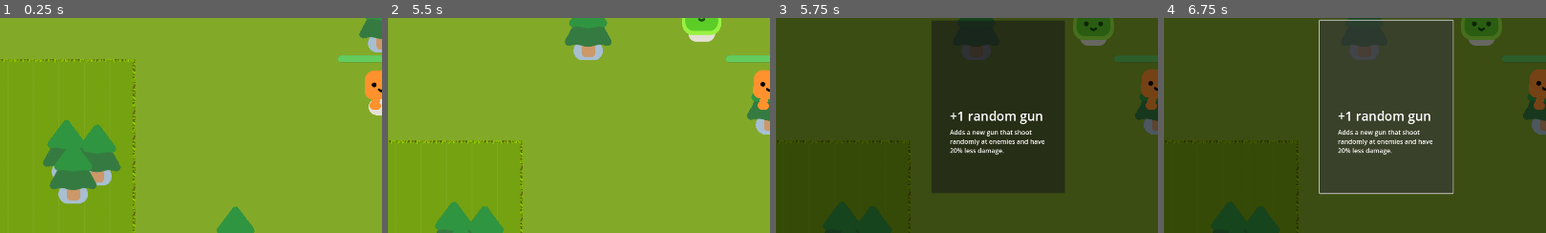
Above: before the commit, frames 1-4 (left to right).
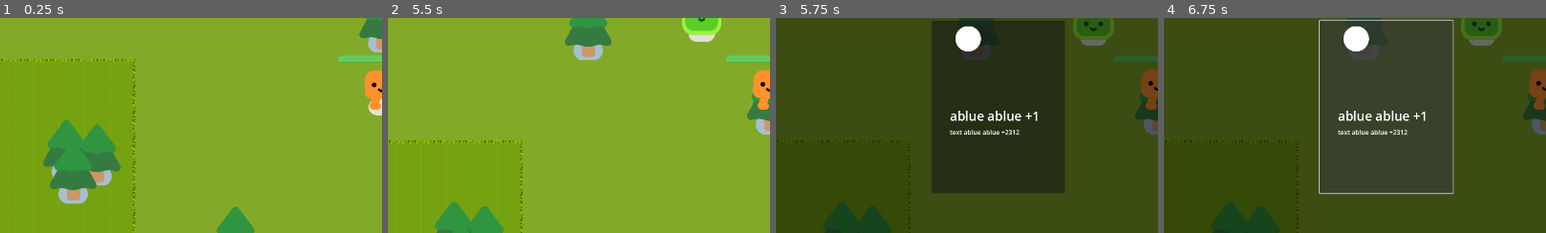
Above: after the commit, the same moments.

Repository: matheus97sm/survivor_game
Game: Godot game, scene res://survivors_game.tscn
The game is run twice, just before and just after one commit, with the same random seed, the same clock (stepped at 60 frames per second) and the same inputs.
Inputs:
- Up to frame 1 (0.25 s): no input
- Up to frame 2 (5.5 s): tap Enter at 0.5 s; hold D (move_right) 0.53-1.28 s; hold S (move_down) 1.28-2.03 s; hold D (move_right) 2.03-2.78 s; hold W (move_up) 2.78-3.53 s; hold A (move_left) 3.53-5.03 s; hold S (move_down) from 5.03 s (still down)
- Up to frame 3 (5.75 s): keep holding S (move_down)
- Up to frame 4 (6.75 s): release S (move_down) at 5.78 s; hold D (move_right) 5.78-6.5 s; click "+1 random gun" (after the commit: "ablue ablue +1") at 6.5 s
The pictures show only the part of the screen within x 0-50%, y 29-79%; the shares and areas given below are measured in that part.

Frames 1-2 are identical in both runs. In frame 3, 2.2% of the frame differs, in the area x 45-71%, y 3-64%; in frame 4, 2.2%.
Error before the commit: Parse Error: Expected identifier after "." for attribute access. (res://level_up_bonus_button.gd:12)
Error after the commit: Invalid assignment of property or key 'upgrade_type' with value of type 'String' on a base object of type 'Object'. (res://upgrades/upgrade_bonus.gd:14)

Commit message:
start the upgrades

Diff:
--- a/level_up_bonus.gd
+++ b/level_up_bonus.gd
@@ -2,6 +2,20 @@
 
 @onready var gun = preload("res://gun.tscn")
 @onready var player = get_node("/root/Game/Player")
+#@onready var custom_icon = preload("res://sprites/DamageUpgrade.png")
+
+#var upgrades = []
+
+
+func _ready() -> void:
+	var upgrades = UpgradeBonus.new()
+	upgrades.instantiate()
+	print(upgrades.upgrades)
+	#var attack_upgrade = Object.new()
+	#attack_upgrade.title = "Base attack +2"
+	#attack_upgrade.description = "Adds +2 to your base attack, that will increase the damage from all weapons."
+	#attack_upgrade.custom_icon = custom_icon
+	#upgrades.push_back()
 
 
 func _on_new_weapon_bonus_button_down() -> void:
--- a/level_up_bonus_button.gd
+++ b/level_up_bonus_button.gd
@@ -9,7 +9,6 @@
 func instantiate_button():
 	var new_icon = Sprite2D.new()
 	new_icon.texture = custom_icon
-	new_icon.
 	%LevelUpIcon.add_child(new_icon)
 	%LevelUpTitle.text = "ablue ablue +1"
 	%LevelUpDescription.text = "text ablue ablue +2312"
--- a/level_up_bonus_button.tscn
+++ b/level_up_bonus_button.tscn
@@ -15,7 +15,6 @@
 metadata/_edit_horizontal_guides_ = [434.0]
 metadata/Title = ""
 metadata/Description = ""
-metadata/Image = null
 
 [node name="LevelUpIcon" type="Marker2D" parent="."]
 unique_name_in_owner = true
--- a/player.gd
+++ b/player.gd
@@ -14,6 +14,7 @@
 var max_level = 10
 var exp = 0
 var next_level_exp = 20
+var level_upgrades = []
 
 func _physics_process(delta: float) -> void:
 	var direction = Input.get_vector("move_left", "move_right", "move_up", "move_down")
--- a/player.tscn
+++ b/player.tscn
@@ -71,4 +71,6 @@
 unique_name_in_owner = true
 stream = ExtResource("5_lbbys")
 
+[node name="Node" type="Node" parent="."]
+
 [connection signal="weapon_upgrade" from="." to="Gun" method="_on_player_weapon_upgrade"]
--- /dev/null
+++ b/upgrades/upgrade_bonus.gd
@@ -0,0 +1,32 @@
+extends Node
+
+
+class_name UpgradeBonus
+
+@onready var damage_upgrade_icon = preload("res://sprites/DamageUpgrade.png")
+@onready var health_upgrade_icon = preload("res://sprites/HealthUpgrade.png")
+@onready var crit_dmg_upgrade_icon = preload("res://sprites/CritDmgUpgrade.png")
+
+var upgrades = []
+
+func instantiate() -> void:
+	var attack_upgrade = Object.new()
+	attack_upgrade.upgrade_type = "attack"
+	attack_upgrade.title = "Base attack +2"
+	attack_upgrade.description = "Adds +2 to your base attack, that will increase the damage from all weapons."
+	attack_upgrade.custom_icon = damage_upgrade_icon
+	upgrades.append(attack_upgrade)
+
+	var health_upgrade = Object.new()
+	health_upgrade.upgrade_type = "health"
+	health_upgrade.title = "Total health +100"
+	health_upgrade.description = "Adds +100 to your total health."
+	health_upgrade.custom_icon = health_upgrade_icon
+	upgrades.append(health_upgrade)
+
+	var crit_dmg_upgrade = Object.new()
+	crit_dmg_upgrade.upgrade_type = "crit_dmg"
+	crit_dmg_upgrade.title = "Crit DMG +10%"
+	crit_dmg_upgrade.description = "Adds +10% to your crit damage, that will increase the crit damage from all weapons."
+	crit_dmg_upgrade.custom_icon = crit_dmg_upgrade_icon
+	upgrades.append(crit_dmg_upgrade)
--- a/weapon/shuriken_attack.gd
+++ b/weapon/shuriken_attack.gd
@@ -22,8 +22,6 @@
 	var utils = Utils.new()
 	var inflicted_damage = utils.calculate_damage(attack_damage, player)
 
-	print(attack_damage, ", ", inflicted_damage)
-
 	body.take_damage(inflicted_damage)
 
 func upgrade_weapon() -> void:
